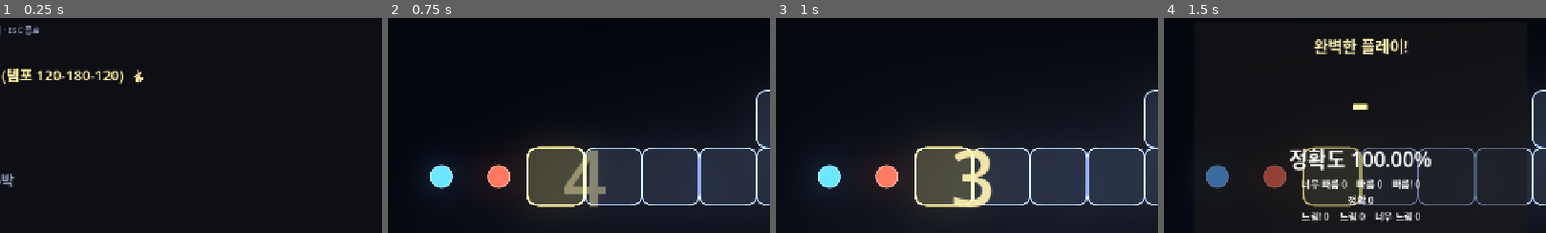
Above: before the commit, frames 1-4 (left to right).
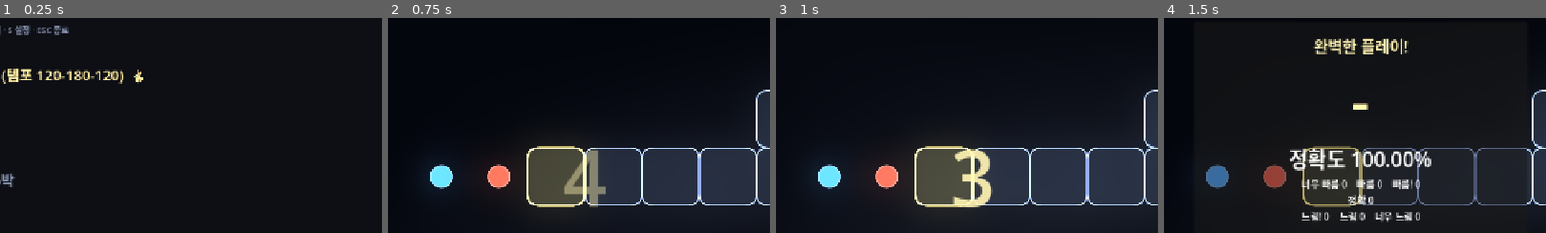
Above: after the commit, the same moments.

Repository: gook-lab/rhythm-godot
Game: Godot game, scene res://scenes/SongSelect.tscn
Two runs of this game, one before a commit and one after it. Both use one fixed random seed, a clock stepped at 60 frames per second and the inputs below. Sound files missing from this copy of the repository are replaced by a short silence.
Inputs (mouse positions are % of the whole screen's width and height, from its top left):
- Up to frame 1 (0.25 s): no input
- Up to frame 2 (0.75 s): tap Enter at 0.5, 0.6 s; move the mouse to (72, 45) at 0.52 s; hold Right from 0.53 s (still down); click (72, 45) at 0.67 s
- Up to frame 3 (1 s): keep holding Right; tap Space at 0.77 s; tap Keypad Enter at 0.8 s
- Up to frame 4 (1.5 s): tap Space at 1.07 s; move the mouse to (30, 55) at 1.27 s; release Right at 1.28 s; hold S from 1.28 s (still down); tap Keypad Enter at 1.35 s
The pictures show only the part of the screen within x 24-74%, y 13-63%; the shares and areas given below are measured in that part.

The runs differ from the first frame. In frame 1, 0.4% of the frame differs, in the area x 2-18%, y 3-8%; in frame 2, nothing differs; in frame 3, nothing differs; in frame 4, nothing differs.

Commit message:
feat(settings): 설정 창 — 판정 엄격도(타건감) + 음량 (곡 선택 S 키)
얼불춤의 판정 난이도 설정을 차용했다.

- 판정 엄격도: 관대 x1.4(미스 ±112) / 보통 x1.0(±80) / 엄격 x0.7(±56).
  Judge.strict_scale 이 기준창에만 곱한다 — 이웃-간격 캡은 물리 제약이라
  배율 무관(관대여도 겹친 판정창은 안 된다, 단위 테스트로 잠금).
  보통이 아니면 결과 화면에 '판정 관대/엄격'을 밝힌다 — 관대 S 와
  보통 S 가 같아 보이면 안 된다.
- 음량: 음악(AudioClock 플레이어) · 효과음(hit/miss) 0~100%.
  0 은 -80dB 로 못박는다(linear_to_db(0) = -inf).
- 설정 UI: 곡 선택 S 키, ↑↓ 항목 ←→ 조절, 입력 오프셋도 노출
  (인게임 슬라이더와 같은 -250~+400 범위·같은 저장소).
- 적용은 실플레이만 — 러너가 사용자 설정에 좌우되면 기계마다 다르게
  죽는다(save_path 격리와 같은 규약).
- 테스트: 왕복·모르는 모드 복구·엄격도 캡 불변 7개 추가(201)

Diff:
--- a/scenes/SongSelect.tscn
+++ b/scenes/SongSelect.tscn
@@ -32,7 +32,7 @@
 layout_mode = 2
 theme_override_font_sizes/font_size = 14
 modulate = Color(0.55, 0.6, 0.72, 1)
-text = "↑↓ 선택 · Enter 시작 · K 판정키 · ESC 종료"
+text = "↑↓ 선택 · Enter 시작 · K 판정키 · S 설정 · ESC 종료"
 
 [node name="Spacer" type="Control" parent="Margin/VBox"]
 layout_mode = 2
@@ -51,6 +51,51 @@
 theme_override_font_sizes/font_size = 18
 modulate = Color(0.8, 0.85, 0.95, 1)
 text = "..."
+
+[node name="SettingsPanel" type="PanelContainer" parent="."]
+visible = false
+layout_mode = 1
+anchors_preset = 8
+anchor_left = 0.5
+anchor_top = 0.5
+anchor_right = 0.5
+anchor_bottom = 0.5
+offset_left = -330.0
+offset_top = -160.0
+offset_right = 330.0
+offset_bottom = 160.0
+grow_horizontal = 2
+grow_vertical = 2
+
+[node name="Margin" type="MarginContainer" parent="SettingsPanel"]
+layout_mode = 2
+theme_override_constants/margin_left = 26
+theme_override_constants/margin_top = 18
+theme_override_constants/margin_right = 26
+theme_override_constants/margin_bottom = 18
+
+[node name="VBox" type="VBoxContainer" parent="SettingsPanel/Margin"]
+layout_mode = 2
+theme_override_constants/separation = 10
+
+[node name="T" type="Label" parent="SettingsPanel/Margin/VBox"]
+layout_mode = 2
+theme_override_font_sizes/font_size = 28
+horizontal_alignment = 1
+text = "설정"
+
+[node name="Body" type="Label" parent="SettingsPanel/Margin/VBox"]
+layout_mode = 2
+theme_override_font_sizes/font_size = 20
+modulate = Color(1.15, 1.05, 0.7, 1)
+text = ""
+
+[node name="H" type="Label" parent="SettingsPanel/Margin/VBox"]
+layout_mode = 2
+theme_override_font_sizes/font_size = 14
+horizontal_alignment = 1
+modulate = Color(0.55, 0.6, 0.72, 1)
+text = "↑↓ 항목 · ←→ 조절 · Enter/ESC 저장 후 닫기"
 
 [node name="KeybindPanel" type="PanelContainer" parent="."]
 visible = false
--- a/scripts/AudioClock.gd
+++ b/scripts/AudioClock.gd
@@ -87,6 +87,14 @@
 	_player.stop()
 
 
+## 음악 볼륨(0~1 선형). 설정 화면과 Main 이 부른다.
+## 0 은 -80dB 로 못박는다 — linear_to_db(0) 은 -inf 라 스트림에 따라
+## 잡음·NaN 경로를 탄다.
+func set_music_volume(lin: float) -> void:
+	_player.volume_db = linear_to_db(clampf(lin, 0.001, 1.0)) \
+		if lin > 0.001 else -80.0
+
+
 ## 곡 안의 다른 지점으로 건너뛴다. 체크포인트 부활이 유일한 사용처다.
 ##
 ## 이 경로를 오래 막아 뒀던 이유가 있다: now_ms() 의 단조 클램프
--- a/scripts/Judge.gd
+++ b/scripts/Judge.gd
@@ -53,6 +53,11 @@
 ## 0.9 로 두어 맞닿기 전에 멈춘다.
 @export var overlap_guard: float = 0.9
 
+## 판정 엄격도 배율(설정: 관대 1.4 / 보통 1.0 / 엄격 0.7).
+## 기준창에만 곱한다 — 이웃-간격 캡은 물리 제약이라 배율의 영향을 받지
+## 않아야 한다(관대 모드도 겹친 판정창은 안 된다).
+var strict_scale: float = 1.0
+
 ## 현재 타일에 적용 중인 창(디버그 표시용). set_gaps() 가 갱신한다.
 var perfect_ms: float = 25.0
 var very_ms: float = 45.0
@@ -91,11 +96,12 @@
 func set_gaps(gap_before_ms: float, gap_after_ms: float) -> void:
 	var nearest := minf(gap_before_ms, gap_after_ms)
 	var cap := nearest * 0.5 * overlap_guard
-	miss_ms = minf(base_miss_ms, cap)
+	var b_miss := base_miss_ms * strict_scale
+	miss_ms = minf(b_miss, cap)
 	# 사다리 전체가 같은 비율로 눌린다. 등급 간 비율은 보존된다.
-	var scale := miss_ms / base_miss_ms if base_miss_ms > 0.0 else 1.0
-	very_ms = base_very_ms * scale
-	perfect_ms = base_perfect_ms * scale
+	var scale := miss_ms / b_miss if b_miss > 0.0 else 1.0
+	very_ms = base_very_ms * strict_scale * scale
+	perfect_ms = base_perfect_ms * strict_scale * scale
 
 
 func classify(delta_ms: float) -> Verdict:
--- a/scripts/Main.gd
+++ b/scripts/Main.gd
@@ -223,6 +223,13 @@
 	_outro = false
 	_keyviewer.reset()
 	_bg_flash = 0.0
+	# 설정 적용. 실플레이만 — 러너가 사용자의 판정 모드·볼륨에 좌우되면
+	# 테스트가 기계마다 다르게 죽는다(save_path 격리와 같은 규약).
+	_judge.strict_scale = Records.judge_scale() if _real_play else 1.0
+	AudioClock.set_music_volume(Records.music_vol if _real_play else 1.0)
+	var sv := Records.sfx_vol if _real_play else 1.0
+	_hitsound.volume_db = linear_to_db(maxf(sv, 0.001)) if sv > 0.001 else -80.0
+	_misssound.volume_db = _hitsound.volume_db
 	if _bg_mat != null:
 		_bg_mat.set_shader_parameter("tint",
 			_SELECT._diff_color(chart.difficulty))
@@ -808,6 +815,10 @@
 		+ ("난이도 %.1f    ·    레이팅 %.1f%s\n" % [chart.difficulty, rating,
 			"    ·    ✦ " + badge if badge != "" else ""]
 			if chart.difficulty > 0.0 else "")
+		# 판정 모드를 밝히지 않으면 관대(x1.4)로 낸 S 와 보통 S 가 같아 보인다.
+		+ ("판정 %s (창 x%.1f)\n" % [Records.JUDGE_NAMES.get(Records.judge_mode, "?"),
+			_judge.strict_scale]
+			if _real_play and absf(_judge.strict_scale - 1.0) > 0.01 else "")
 		+ "판정 오차 평균 %+.1fms   표준편차 %.1fms" % [s.mean, s.sd]
 		+ ("\n\nV 내 플레이 리플레이" if _last_replay.size() > 0 else "")
 		+ "   ·   O 오토플레이 데모"
--- a/scripts/Records.gd
+++ b/scripts/Records.gd
@@ -50,6 +50,21 @@
 ## (파이프라인에 민감한 값이다. 온셋 보강·홉 분해 전에는 31.3% 였다.)
 ## 그래서 기본은 켜 두고 선택으로 남긴다.
 var sfx_enabled := true
+
+## 판정 엄격도 (얼불춤의 관대/보통/엄격 설정). 창 배율로 작동한다 —
+## 관대 x1.4(미스 ±112ms) · 보통 x1.0(±80) · 엄격 x0.7(±56).
+## 이웃-간격 캡(set_gaps)은 그대로라 빠른 구간은 어느 모드든 좁다.
+var judge_mode := "normal"
+const JUDGE_SCALES := {"lenient": 1.4, "normal": 1.0, "strict": 0.7}
+const JUDGE_NAMES := {"lenient": "관대", "normal": "보통", "strict": "엄격"}
+
+## 음량(0~1). 음악은 AudioClock 버스, 효과음은 hit/miss 플레이어에 적용.
+var music_vol := 1.0
+var sfx_vol := 1.0
+
+
+func judge_scale() -> float:
+	return float(JUDGE_SCALES.get(judge_mode, 1.0))
 
 var _charts := {}   # 차트 경로 -> 기록 Dictionary
 
@@ -175,7 +190,8 @@
 		keys.append(int(k))
 	f.store_string(JSON.stringify({
 		"settings": {"offset_ms": offset_ms, "bound_keys": keys,
-			"sfx_enabled": sfx_enabled},
+			"sfx_enabled": sfx_enabled, "judge_mode": judge_mode,
+			"music_vol": music_vol, "sfx_vol": sfx_vol},
 		"charts": _charts,
 	}, "  "))
 
@@ -185,6 +201,9 @@
 	offset_ms = 0.0
 	bound_keys = PackedInt32Array()
 	sfx_enabled = true
+	judge_mode = "normal"
+	music_vol = 1.0
+	sfx_vol = 1.0
 	if not FileAccess.file_exists(save_path):
 		return
 	var f := FileAccess.open(save_path, FileAccess.READ)
@@ -200,6 +219,13 @@
 	if s is Dictionary:
 		offset_ms = float(s.get("offset_ms", 0.0))
 		sfx_enabled = bool(s.get("sfx_enabled", true))
+		# 모르는 모드 문자열(구버전·손편집)은 보통으로 — 조용히 x1.0 이 되는
+		# 것보다 명시적으로 되돌리는 쪽이 덜 헷갈린다.
+		judge_mode = str(s.get("judge_mode", "normal"))
+		if not JUDGE_SCALES.has(judge_mode):
+			judge_mode = "normal"
+		music_vol = clampf(float(s.get("music_vol", 1.0)), 0.0, 1.0)
+		sfx_vol = clampf(float(s.get("sfx_vol", 1.0)), 0.0, 1.0)
 		for k in (s.get("bound_keys", []) as Array):
 			bound_keys.append(int(k))
 	var c = data.get("charts", {})
--- a/scripts/SongSelect.gd
+++ b/scripts/SongSelect.gd
@@ -3,7 +3,7 @@
 ## 곡 선택. charts/ 의 .tres 를 스캔해 목록으로 보여주고,
 ## Records 의 곡별 기록(최고 랭크·정확도·진행도)을 함께 붙인다.
 ##
-## 조작: ↑↓ 이동 · Enter/Space 시작 · K 판정키 설정 · ESC 종료
+## 조작: ↑↓ 이동 · Enter/Space 시작 · K 판정키 설정 · S 설정(판정 엄격도·음량) · ESC 종료
 ##
 ## 익스포트 빌드 함정: PCK 안에서는 리소스가 "foo.tres.remap" 으로 보일 수 있다.
 ## 확장자를 자를 때 .remap 을 먼저 벗긴다.
@@ -15,6 +15,12 @@
 
 ## 판정키 설정 모드. true 인 동안 키 입력은 전부 바인딩 토글로 간다.
 var _binding := false
+
+## 설정 창(얼불춤의 판정 엄격도·음량 설정을 차용). true 면 키가 설정으로 간다.
+var _settings := false
+var _set_row := 0
+const SET_ROWS := 4
+const JUDGE_ORDER: Array[String] = ["lenient", "normal", "strict"]
 
 ## 테스트 시임. 헤드리스 테스트가 씬 전환을 억제하고 선택 로직만 검증한다 —
 ## change_scene 은 테스트 러너 자신(current_scene)을 갈아치워 테스트가 죽기 때문.
@@ -24,6 +30,8 @@
 @onready var _info: Label = $Margin/VBox/Info
 @onready var _keybind_panel: PanelContainer = $KeybindPanel
 @onready var _keys_label: Label = $KeybindPanel/Margin/VBox/Keys
+@onready var _settings_panel: PanelContainer = $SettingsPanel
+@onready var _settings_body: Label = $SettingsPanel/Margin/VBox/Body
 
 
 func _ready() -> void:
@@ -205,6 +213,9 @@
 	if _binding:
 		_binding_input(k.keycode)
 		return
+	if _settings:
+		_settings_input(k.keycode)
+		return
 	match k.keycode:
 		KEY_UP:
 			_sel = maxi(0, _sel - 1)
@@ -221,6 +232,11 @@
 			_binding = true
 			_keybind_panel.visible = true
 			_refresh_keys()
+		KEY_S:
+			_settings = true
+			_set_row = 0
+			_settings_panel.visible = true
+			_refresh_settings()
 		KEY_M:
 			# 입력 효과음 토글. 플레이 중(Main)이 아니라 여기 두는 이유:
 			# 바인딩이 비어 있으면 M 도 판정키다. 토글을 Main 에 두면 M 을
@@ -230,6 +246,59 @@
 			_rebuild()
 		KEY_ESCAPE:
 			get_tree().quit()
+
+
+## 설정 창 키 처리. ↑↓ 항목 · ←→ 조절 · Enter/ESC/S 저장 후 닫기.
+func _settings_input(code: int) -> void:
+	match code:
+		KEY_ENTER, KEY_KP_ENTER, KEY_ESCAPE, KEY_S:
+			_settings = false
+			_settings_panel.visible = false
+			Records.save()
+			_rebuild()   # 오프셋·판정 모드가 Info 줄에도 영향 줄 수 있다
+		KEY_UP:
+			_set_row = (_set_row + SET_ROWS - 1) % SET_ROWS
+			_refresh_settings()
+		KEY_DOWN:
+			_set_row = (_set_row + 1) % SET_ROWS
+			_refresh_settings()
+		KEY_LEFT:
+			_adjust_setting(-1)
+		KEY_RIGHT:
+			_adjust_setting(1)
+
+
+func _adjust_setting(dir: int) -> void:
+	match _set_row:
+		0:
+			var i := JUDGE_ORDER.find(Records.judge_mode)
+			Records.judge_mode = JUDGE_ORDER[clampi(i + dir, 0, JUDGE_ORDER.size() - 1)]
+		1:
+			Records.music_vol = clampf(Records.music_vol + dir * 0.05, 0.0, 1.0)
+			AudioClock.set_music_volume(Records.music_vol)
+		2:
+			Records.sfx_vol = clampf(Records.sfx_vol + dir * 0.05, 0.0, 1.0)
+		3:
+			# 슬라이더(-250~+400)와 같은 범위 — 두 화면이 같은 값을 다룬다.
+			Records.offset_ms = clampf(Records.offset_ms + dir * 5.0, -250.0, 400.0)
+	_refresh_settings()
+
+
+func _refresh_settings() -> void:
+	# 판정 창 크기를 숫자로 같이 보여준다 — '관대'라는 말보다 ±112ms 가 정보다.
+	var scale := Records.judge_scale()
+	var rows := [
+		"판정 엄격도    %s  (미스 ±%.0fms · Perfect ±%.0fms)" % [
+			Records.JUDGE_NAMES.get(Records.judge_mode, "?"),
+			80.0 * scale, 25.0 * scale],
+		"음악 볼륨      %.0f%%" % (Records.music_vol * 100.0),
+		"효과음 볼륨    %.0f%%" % (Records.sfx_vol * 100.0),
+		"입력 오프셋    %+.0fms  (결과 화면 A = 자동 보정)" % Records.offset_ms,
+	]
+	var out := PackedStringArray()
+	for i in range(rows.size()):
+		out.append(("▶ " if i == _set_row else "   ") + rows[i])
+	_settings_body.text = "\n".join(out)
 
 
 ## 판정키 설정 모드의 키 처리. 아무 키나 누르면 토글 —
--- a/tests/run_tests.gd
+++ b/tests/run_tests.gd
@@ -374,6 +374,20 @@
 	# 끝 타일(이웃 없음)은 기준값
 	j.set_gaps(INF, INF)
 	eq(j.miss_ms, 110.0, "이웃 없으면 기준값")
+
+	# 판정 엄격도(설정): 기준창에만 곱하고 이웃-간격 캡은 배율 무관이다 —
+	# 관대 모드라도 겹친 판정창은 물리적으로 안 된다.
+	print("판정창 — 엄격도 배율은 기준에만, 캡은 불변")
+	j.strict_scale = 1.4
+	j.set_gaps(INF, INF)
+	eq(j.miss_ms, 154.0, "관대 x1.4 — 미스 154")
+	eq(j.perfect_ms, 42.0, "관대 x1.4 — Perfect 42")
+	j.set_gaps(100.0, 100.0)
+	ok(j.miss_ms * 2.0 <= 100.0, "관대여도 캡은 간격의 절반 (%.1f)" % j.miss_ms)
+	j.strict_scale = 0.7
+	j.set_gaps(INF, INF)
+	eq(j.miss_ms, 77.0, "엄격 x0.7 — 미스 77")
+	j.strict_scale = 1.0
 	j.free()
 
 
@@ -727,11 +741,25 @@
 	# 입력음 토글도 디스크에 남아야 한다 — 껐는데 다음 실행에 다시 켜지면
 	# 설정이 아니라 그냥 잡음이다.
 	r.sfx_enabled = false
+	# 설정 창(판정 엄격도·음량)도 같은 왕복 계약이다.
+	r.judge_mode = "lenient"
+	r.music_vol = 0.35
+	r.sfx_vol = 0.6
 	r.save()
 	var r3: Node = load("res://scripts/Records.gd").new()
 	r3.save_path = TEST_PATH
 	r3.load_file()
 	ok(not r3.sfx_enabled, "왕복: 입력음 끔이 유지된다")
+	ok(str(r3.judge_mode) == "lenient" and absf(float(r3.judge_scale()) - 1.4) < 1e-6,
+		"왕복: 판정 모드 관대(x1.4) 유지")
+	ok(absf(float(r3.music_vol) - 0.35) < 1e-6 and absf(float(r3.sfx_vol) - 0.6) < 1e-6,
+		"왕복: 음량 유지")
+	r3.judge_mode = "없는모드"
+	r3.save()
+	var r4: Node = load("res://scripts/Records.gd").new()
+	r4.save_path = TEST_PATH
+	r4.load_file()
+	ok(str(r4.judge_mode) == "normal", "모르는 판정 모드는 보통으로 복구")
 
 	# 판정키: 기본은 전부, 바인딩하면 그 키만, 예약키는 어느 쪽에서도 안 된다
 	ok(r.is_judgment_key(KEY_SPACE), "기본: SPACE 허용")
